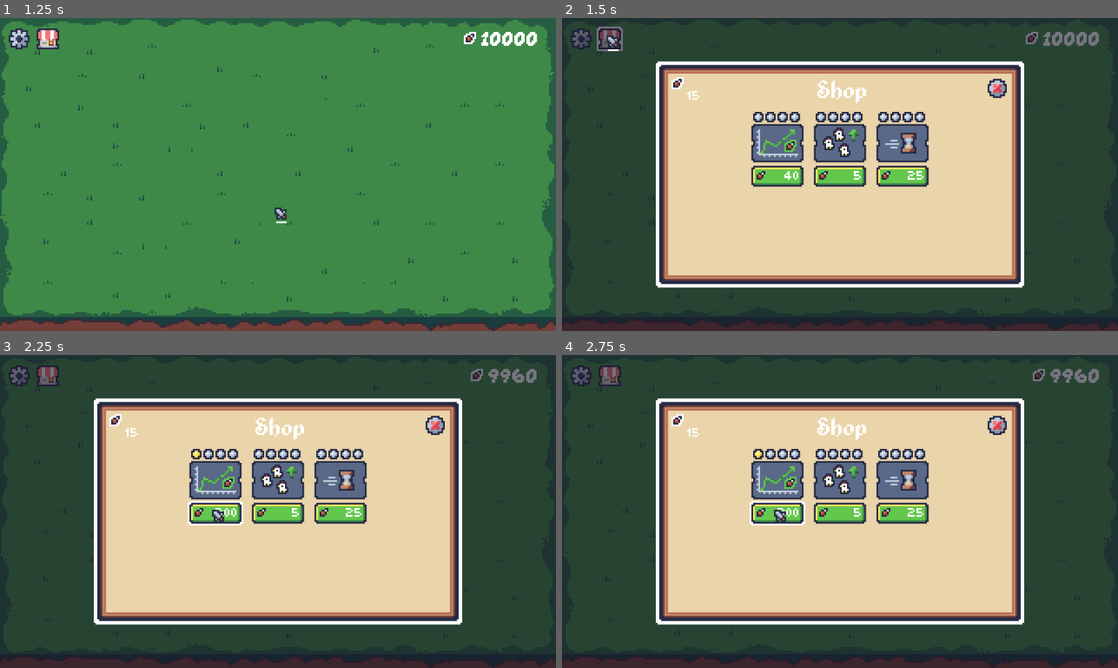
Above: before the commit, frames 1-4 (two rows, left to right).
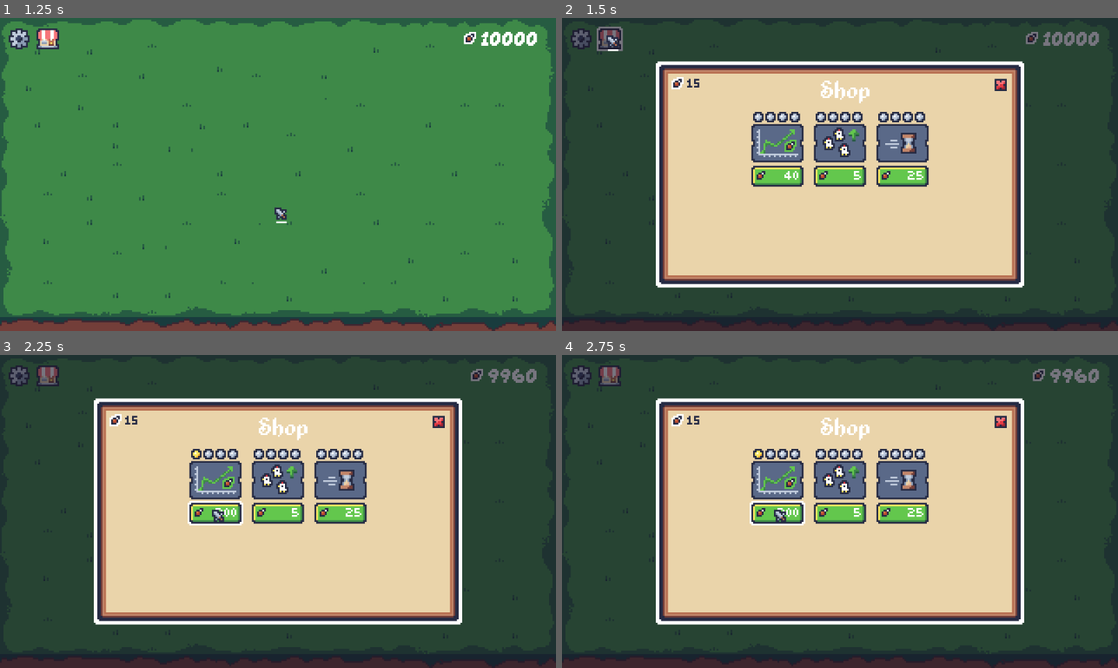
Above: after the commit, the same moments.

Repository: mrbartchak/chicken-incremental-game
Game: Godot game, scene res://ui/menu/main/main_menu.tscn
Same seed, same stepped clock (60 frames per second), same inputs: the game is played once before the commit and once after it.
Inputs (mouse positions are in pixels of both pictures, inside the frame that each line leads up to):
- Up to frame 1 (1.25 s): click "NEW GAME" at 0.5 s
- Up to frame 2 (1.5 s): click (612, 39) at 1.25 s
- Up to frame 3 (2.25 s): click "40" at 2 s
- Up to frame 4 (2.75 s): no input

Frame 1 is identical in both runs. In frame 2, 0.5% of the frame differs, in the area x 22-80%, y 19-28%; in frame 3, 0.5%; in frame 4, 0.5%.

Commit message:
new exit btn, some alignment revelations

Diff:
--- a/ui/menu/shop/shop_menu.gd
+++ b/ui/menu/shop/shop_menu.gd
@@ -1,5 +1,7 @@
 class_name ShopMenu
 extends CanvasLayer
+
+@onready var wing_count_label: Label = $ShopPanel/ShopMargin/ShopMenuStack/TopBar/WingCount/WingLabel
 
 func _ready() -> void:
 	close()
--- a/ui/menu/shop/shop_menu.tscn
+++ b/ui/menu/shop/shop_menu.tscn
@@ -1,15 +1,18 @@
-[gd_scene load_steps=10 format=3 uid="uid://bs3h83ewc4e0q"]
+[gd_scene load_steps=11 format=3 uid="uid://bs3h83ewc4e0q"]
 
 [ext_resource type="Script" uid="uid://gvn4jlwnuoxq" path="res://ui/menu/shop/shop_menu.gd" id="1_6id7x"]
 [ext_resource type="Texture2D" uid="uid://b66dhjodgqlb5" path="res://ui/menu/shop/shop_menu_panel.png" id="1_t376w"]
 [ext_resource type="Texture2D" uid="uid://b5gosdqun7tnj" path="res://ui/hud/wing_count_logo_outlined.png" id="2_wy7hk"]
 [ext_resource type="FontFile" uid="uid://bpdjfi3ehn2gs" path="res://ui/shared/fonts/Alkhemikal.ttf" id="3_6cl0q"]
+[ext_resource type="FontFile" uid="uid://dc64gsq8ochws" path="res://ui/shared/fonts/Simple.ttf" id="4_okyqw"]
 [ext_resource type="Texture2D" uid="uid://bcpnqoago7ty8" path="res://ui/shared/sprites/exit_button.png" id="5_8yyr0"]
 [ext_resource type="Texture2D" uid="uid://dwmyc1uo05hv" path="res://ui/shared/sprites/exit_button_pressed.png" id="6_gb4lm"]
 [ext_resource type="PackedScene" uid="uid://c4yp75834n5ji" path="res://upgrades/upgrade_track_ui.tscn" id="7_ttsph"]
 
 [sub_resource type="LabelSettings" id="LabelSettings_t376w"]
-font_size = 10
+font = ExtResource("4_okyqw")
+font_size = 8
+font_color = Color(0.14901961, 0.16862746, 0.26666668, 1)
 
 [sub_resource type="LabelSettings" id="LabelSettings_6id7x"]
 font = ExtResource("3_6cl0q")
@@ -61,10 +64,12 @@
 
 [node name="WingCount" type="HBoxContainer" parent="ShopPanel/ShopMargin/ShopMenuStack/TopBar"]
 layout_mode = 2
+size_flags_vertical = 0
 theme_override_constants/separation = 2
 
 [node name="WingLogo" type="TextureRect" parent="ShopPanel/ShopMargin/ShopMenuStack/TopBar/WingCount"]
 layout_mode = 2
+size_flags_vertical = 4
 texture = ExtResource("2_wy7hk")
 stretch_mode = 2
 
@@ -87,6 +92,7 @@
 
 [node name="ExitButton" type="TextureButton" parent="ShopPanel/ShopMargin/ShopMenuStack/TopBar"]
 layout_mode = 2
+size_flags_vertical = 0
 texture_normal = ExtResource("5_8yyr0")
 texture_pressed = ExtResource("5_8yyr0")
 texture_hover = ExtResource("6_gb4lm")
--- a/ui/shared/floating_number.gd
+++ b/ui/shared/floating_number.gd
@@ -4,7 +4,7 @@
 func _ready() -> void:
 	var tween = create_tween()
 	tween.set_parallel(true)
-	tween.tween_property(self, "position:y", position.y - 25, 0.5)
+	tween.tween_property(self, "position:y", position.y - 20, 0.5)
 	tween.tween_property(self, "modulate:a", 0.0, 0.2).set_delay(0.2)
 	tween.chain().tween_callback(queue_free)
 
Binary file changed: ui/shared/sprites/exit_button.png
Binary file changed: ui/shared/sprites/exit_button_pressed.png
